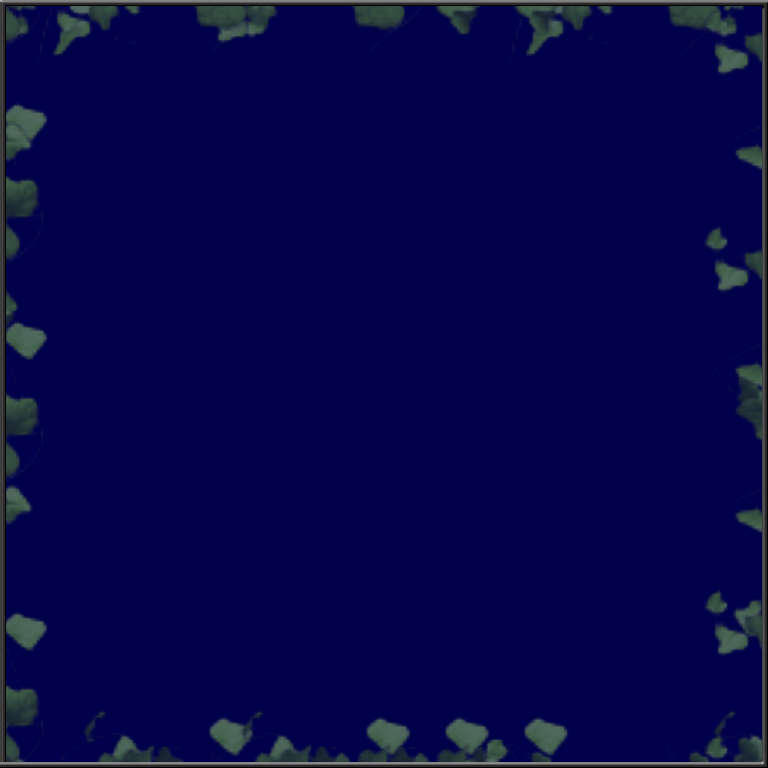
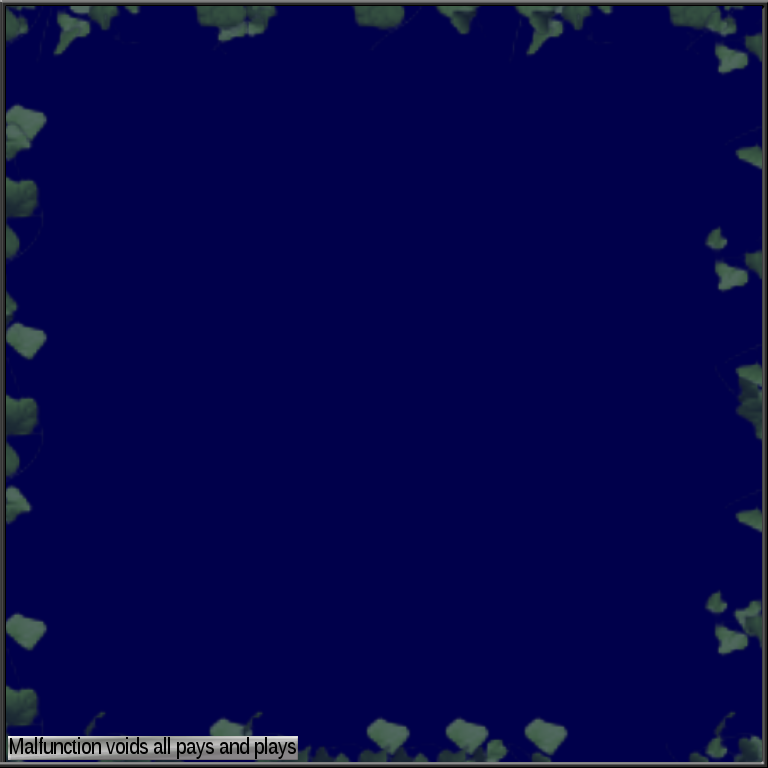
Revision of a layered 768px x 768px image; what changed, layer by layer:
added group "Malfunction label copy" with 2 layers above "background" over [8, 736, 298, 760]
added layer "Malfunction voids all pays and..." in group "Malfunction label copy" over [10, 737, 296, 759]
added layer "Pasted Layer #2" in group "Malfunction label copy" over [8, 736, 298, 760]
